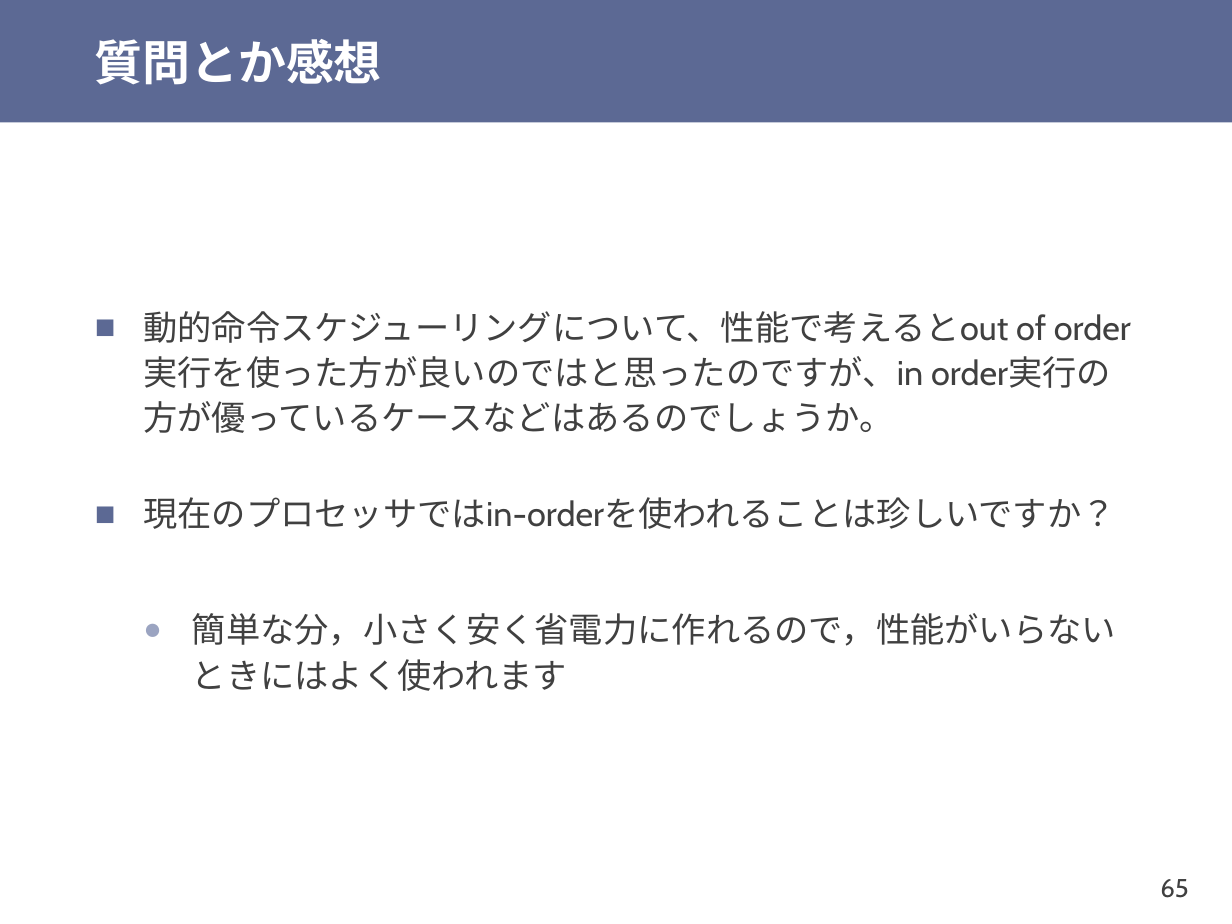
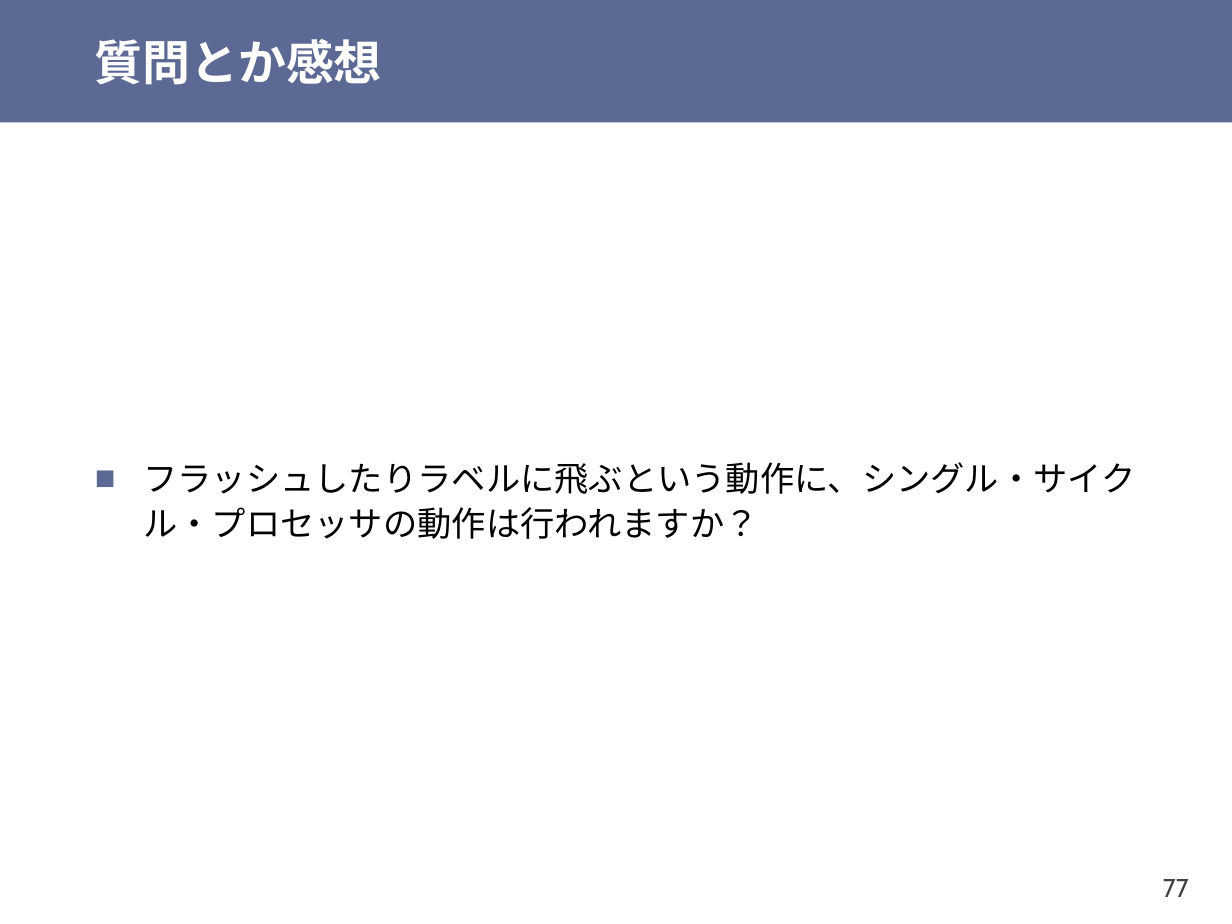
Before and after one commit to shioyadan/otya-computer-architecture-i, a slide deck: slide 77 of cai-shioya-08.pptx (slide 65 before the commit). Drawn at 1232x924 pixels with LibreOffice and Linux fonts; fonts in the diff are those of the drawing. Boxes give left, top, right and bottom in pixels: in the first picture for what was removed or moved away, otherwise in the second. Text is boxed around its words. In the diff, an @@ line names an element or a change of style, - is before the commit and + after.

```diff
--- a/cai-shioya-08.pptx
+++ b/cai-shioya-08.pptx
@@ text at (143,462,1135,539): text changed; font Cabin to Noto Sans CJK JP; text colour #404040 to #000000 @@
-■ 動的命令スケジューリングについて、性能で考えるとout of order実行を使った方が良いのではと思ったのですが、in order実行の方が優っているケースなどはあるのでしょうか。
-■ 現在のプロセッサではin-orderを使われることは珍しいですか？
-  ● 簡単な分，小さく安く省電力に作れるので，性能がいらないときにはよく使われます
+■ フラッシュしたりラベルに飛ぶという動作に、シングル・サイクル・プロセッサの動作は行われますか？
@@ page number at (1163,879,1189,897): text changed @@
-65
+77
```
Also in this commit, not shown: 24 other slides changed, 5 slides added, 9 slides removed, 1 other file.
